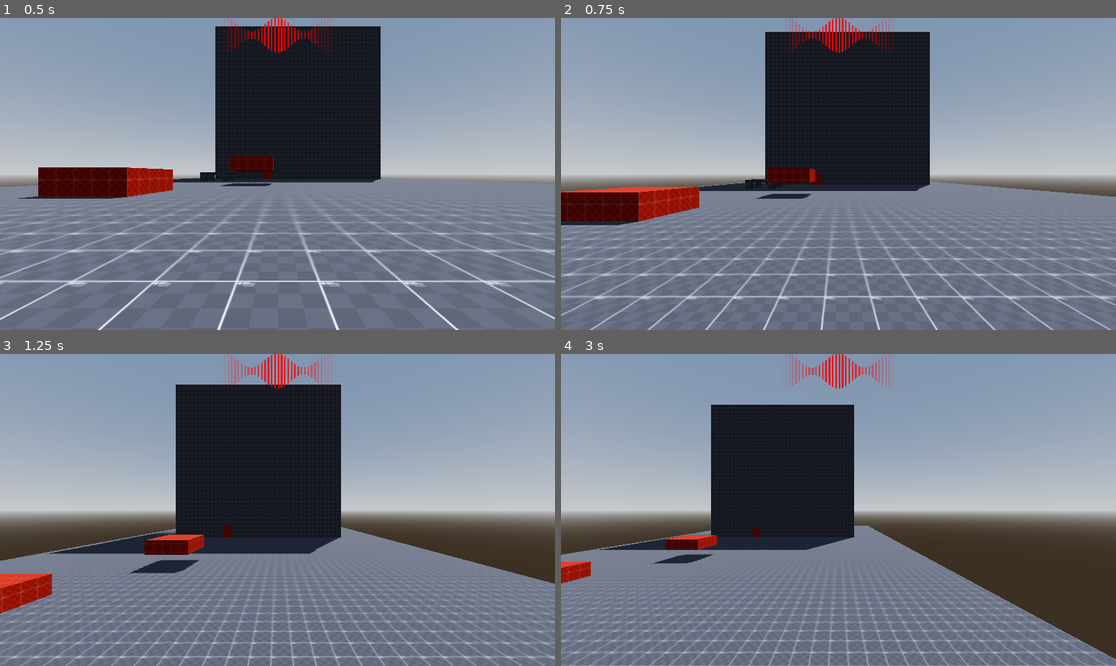
Above: before the commit, frames 1-4 (two rows, left to right).
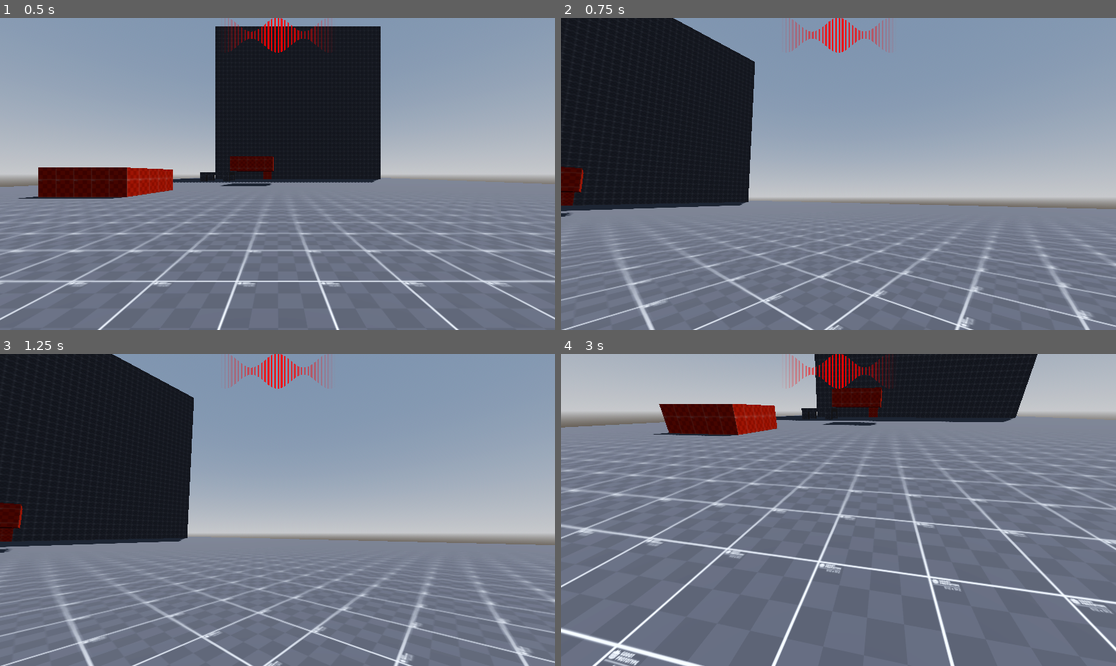
Above: after the commit, the same moments.

Repository: WasteIy/GameOff2025
Game: Godot game, scene res://Scenes/Levels/test_level.tscn
Two runs of this game, one before a commit and one after it. Both use one fixed random seed, a clock stepped at 60 frames per second and the inputs below.
Inputs (mouse positions are in pixels of both pictures, inside the frame that each line leads up to):
- Up to frame 1 (0.5 s): no input
- Up to frame 2 (0.75 s): tap Enter at 0.5 s; move the mouse to (960, 158) at 0.52 s; hold D (right) from 0.53 s (still down); tap Space (jump) at 0.6 s; click (960, 158) at 0.67 s
- Up to frame 3 (1.25 s): keep holding D (right); tap Space (jump) at 0.77, 1.07 s
- Up to frame 4 (3 s): move the mouse to (727, 525) at 1.27 s; release D (right) at 1.28 s; hold S (backward) 1.28-2.03 s; tap Space (jump) at 1.35, 1.52, 1.82, 2.1, 2.85 s; click (727, 525) at 1.42 s; move the mouse to (894, 441) at 2.02 s; hold D (right) 2.03-2.78 s; click (894, 441) at 2.17 s; move the mouse to (810, 572) at 2.77 s; hold W (forward) from 2.78 s (still down); click (810, 572) at 2.92 s

Frame 1 is identical in both runs. In frame 2, 46% of the frame differs, in the area x 0-100%, y 0-100%; in frame 3, 47%; in frame 4, 75%.

Commit message:
Basic camera + Global scripts

Diff:
--- /dev/null
+++ b/Global/game_controller.gd
@@ -0,0 +1,11 @@
+extends Node
+
+
+# Called when the node enters the scene tree for the first time.
+func _ready() -> void:
+	pass # Replace with function body.
+
+
+# Called every frame. 'delta' is the elapsed time since the previous frame.
+func _process(delta: float) -> void:
+	pass
--- a/Global/game_manager.gd
+++ b/Global/game_manager.gd
@@ -1,5 +1,4 @@
 extends Node
-class_name GameController
 
 signal color_changed(new_color)
 
--- a/Scenes/Levels/test_level.tscn
+++ b/Scenes/Levels/test_level.tscn
@@ -20,7 +20,10 @@
 tonemap_mode = 2
 glow_enabled = true
 
-[node name="TestLevel" type="Node3D"]
+[node name="Test Level" type="Node3D"]
+
+[node name="Player" parent="." instance=ExtResource("5_npfmg")]
+transform = Transform3D(1, 0, 0, 0, 1, 0, 0, 0, 1, 16.420479, 2.4400635, 12.103622)
 
 [node name="Environment" type="Node3D" parent="."]
 
@@ -198,6 +201,3 @@
 use_collision = true
 size = Vector3(24.439219, 2.1432052, 1.4)
 material = ExtResource("1_db73o")
-
-[node name="Player" parent="." instance=ExtResource("5_npfmg")]
-transform = Transform3D(1, 0, 0, 0, 1, 0, 0, 0, 1, 16.420479, 2.4400635, 12.103622)
--- /dev/null
+++ b/Scenes/Player/camera_script.gd
@@ -0,0 +1,31 @@
+extends Node3D
+class_name CameraObject
+
+@export var x_sensibility: float = 0.2
+@export var y_sensibility: float = 0.2
+@export_range(-89.0, 89.0) var min_pitch: float = -70.0
+@export_range(-89.0, 89.0) var max_pitch: float = 70.0
+
+@onready var camera: Camera3D = $Camera
+@onready var player: PlayerCharacter = $".."
+
+var pitch: float = 0.0
+var mouse_free: bool = false
+
+func _ready() -> void:
+	Input.set_mouse_mode(Input.MOUSE_MODE_CAPTURED)
+
+func _unhandled_input(event: InputEvent) -> void:
+	if Input.is_action_just_pressed("ui_cancel"):
+		mouse_free = true
+		Input.set_mouse_mode(Input.MOUSE_MODE_VISIBLE)
+
+	if mouse_free and event is InputEventMouseButton and event.button_index == MOUSE_BUTTON_LEFT and event.pressed:
+		mouse_free = false
+		Input.set_mouse_mode(Input.MOUSE_MODE_CAPTURED)
+
+	if not mouse_free and event is InputEventMouseMotion:
+		player.rotate_y(-deg_to_rad(event.relative.x * x_sensibility))
+
+		pitch = clamp(pitch - event.relative.y * y_sensibility, min_pitch, max_pitch)
+		camera.rotation_degrees.x = pitch
--- a/Scenes/Player/player.gd
+++ b/Scenes/Player/player.gd
@@ -1,28 +1,5 @@
 extends CharacterBody3D
-
-
-const SPEED = 20.0
-const JUMP_VELOCITY = 15.5
-
+class_name PlayerCharacter
 
 func _physics_process(delta: float) -> void:
-	# Add the gravity.
-	if not is_on_floor():
-		velocity += get_gravity() * delta
-
-	# Handle jump.
-	if Input.is_action_just_pressed("jump") and is_on_floor():
-		velocity.y = JUMP_VELOCITY
-
-	# Get the input direction and handle the movement/deceleration.
-	# As good practice, you should replace UI actions with custom gameplay actions.
-	var input_dir := Input.get_vector("left", "right", "forward", "backward")
-	var direction := (transform.basis * Vector3(input_dir.x, 0, input_dir.y)).normalized()
-	if direction:
-		velocity.x = direction.x * SPEED
-		velocity.z = direction.z * SPEED
-	else:
-		velocity.x = move_toward(velocity.x, 0, SPEED)
-		velocity.z = move_toward(velocity.z, 0, SPEED)
-
 	move_and_slide()
--- a/Scenes/Player/player.tscn
+++ b/Scenes/Player/player.tscn
@@ -1,8 +1,9 @@
-[gd_scene load_steps=6 format=3 uid="uid://bl6m5oumql8y4"]
+[gd_scene load_steps=7 format=3 uid="uid://bl6m5oumql8y4"]
 
 [ext_resource type="Script" uid="uid://cvu2gg1d14dtr" path="res://Scenes/Player/player.gd" id="1_uvnfx"]
 [ext_resource type="Script" uid="uid://7a3av5sc4s0f" path="res://Scenes/Player/Components/color_change.gd" id="2_a3d8c"]
-[ext_resource type="PackedScene" path="res://Scenes/UI/UI_scene.tscn" id="3_xpcdj"]
+[ext_resource type="Script" uid="uid://b03w8se4tf6xq" path="res://Scenes/Player/camera_script.gd" id="2_mtuoh"]
+[ext_resource type="PackedScene" uid="uid://cjfgpiirpihg7" path="res://Scenes/UI/UI_scene.tscn" id="3_xpcdj"]
 
 [sub_resource type="CapsuleMesh" id="CapsuleMesh_tugb3"]
 
@@ -11,19 +12,24 @@
 [node name="Player" type="CharacterBody3D"]
 script = ExtResource("1_uvnfx")
 
+[node name="CameraObject" type="Node3D" parent="."]
+transform = Transform3D(1, 0, 0, 0, 1, 0, 0, 0, 1, 0, 0.86476886, 0)
+script = ExtResource("2_mtuoh")
+
+[node name="Camera" type="Camera3D" parent="CameraObject"]
+unique_name_in_owner = true
+
 [node name="Model" type="MeshInstance3D" parent="."]
 mesh = SubResource("CapsuleMesh_tugb3")
-
-[node name="Head" type="Node3D" parent="."]
-transform = Transform3D(1, 0, 0, 0, 1, 0, 0, 0, 1, 0, 0.86476886, 0)
-
-[node name="Camera" type="Camera3D" parent="Head"]
-unique_name_in_owner = true
-
-[node name="ColorChange" type="Node" parent="."]
-script = ExtResource("2_a3d8c")
 
 [node name="CollisionShape3D" type="CollisionShape3D" parent="."]
 shape = SubResource("CapsuleShape3D_uvnfx")
 
-[node name="CanvasLayer" parent="." instance=ExtResource("3_xpcdj")]
+[node name="State Machine" type="Node" parent="."]
+
+[node name="UI" parent="." instance=ExtResource("3_xpcdj")]
+
+[node name="Components" type="Node" parent="."]
+
+[node name="ColorChange" type="Node" parent="Components"]
+script = ExtResource("2_a3d8c")
--- a/Scenes/UI/UI_color_script.gd
+++ b/Scenes/UI/UI_color_script.gd
@@ -19,12 +19,12 @@
 func change_color(cor: int) -> void:
 	var tween := create_tween()
 	match cor:
-		GameController.ColorEnum.RED:
+		GameManager.ColorEnum.RED:
 			tween.tween_property(material, "shader_parameter/sFreq", 1.0, 0.2)
 			tween.parallel().tween_property(material, "shader_parameter/color_offset", 0.0, 0.2)
-		GameController.ColorEnum.GREEN:
+		GameManager.ColorEnum.GREEN:
 			tween.tween_property(material, "shader_parameter/sFreq", 1.5, 0.2)
 			tween.parallel().tween_property(material, "shader_parameter/color_offset", 0.3, 0.2)
-		GameController.ColorEnum.BLUE:
+		GameManager.ColorEnum.BLUE:
 			tween.tween_property(material, "shader_parameter/sFreq", 2.0, 0.2)
 			tween.parallel().tween_property(material, "shader_parameter/color_offset", 0.7, 0.2)
--- a/project.godot
+++ b/project.godot
@@ -22,6 +22,9 @@
 [autoload]
 
 GameManager="*res://Global/game_manager.gd"
+GameController="*res://Global/game_controller.gd"
+ResourceManager="*res://Global/resource_manager.gd"
+SFXManager="*res://Global/sfx_manager.gd"
 
 [file_customization]
 
Not shown, added: Global/game_controller.gd.uid
Not shown, added: Scenes/Player/camera_script.gd.uid
